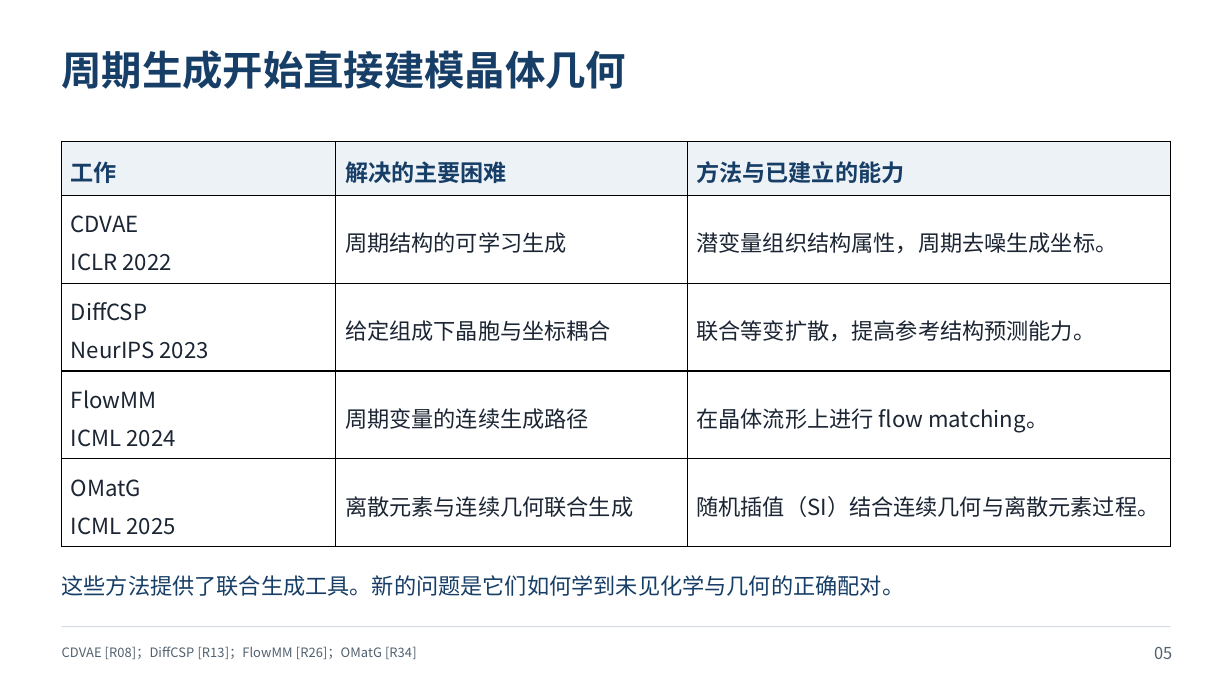
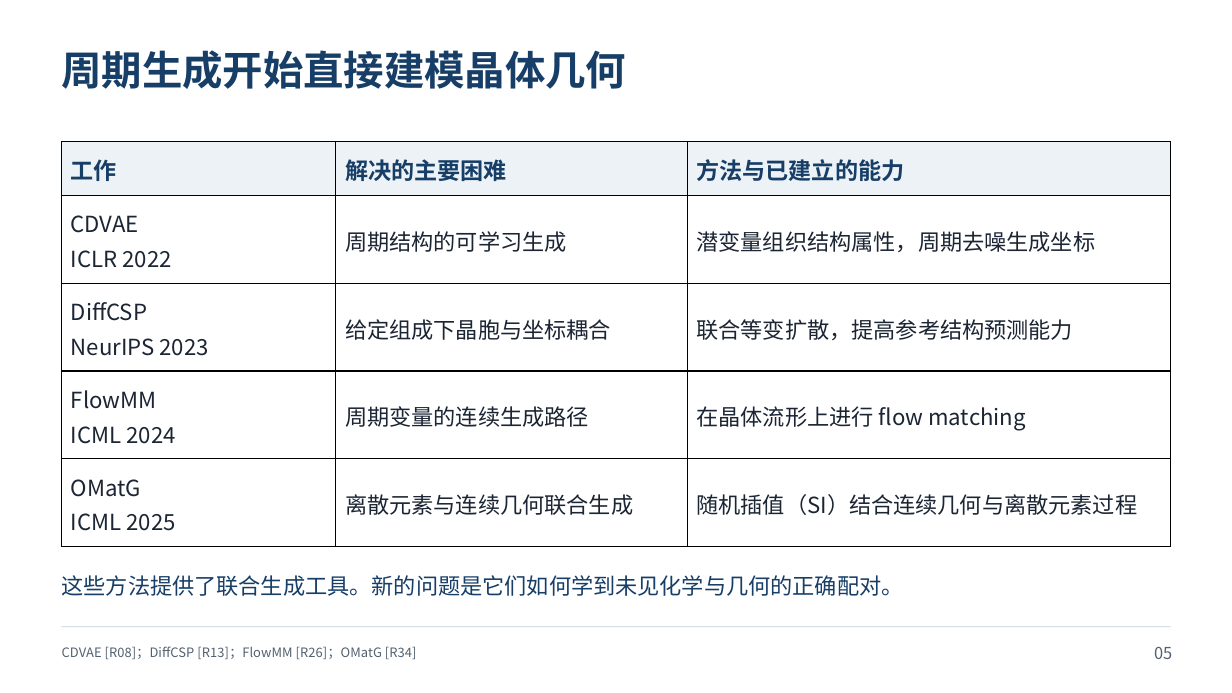
Before and after one commit to YWDDLiang/Research, a slide deck: slide 5 of crystal/evolution/presentation/crystal-generation-research-review.pptx. Drawn at 1232x693 pixels with LibreOffice and Linux fonts; fonts in the diff are those of the drawing. Boxes give left, top, right and bottom in pixels: in the first picture for what was removed or moved away, otherwise in the second. Text is boxed around its words. In the diff, an @@ line names an element or a change of style, - is before the commit and + after.

```diff
--- a/crystal/evolution/presentation/crystal-generation-research-review.pptx
+++ b/crystal/evolution/presentation/crystal-generation-research-review.pptx
@@ table at [62, 141, 1171, 547] @@
-row 2, column 3: 潜变量组织结构属性，周期去噪生成坐标。
+row 2, column 3: 潜变量组织结构属性，周期去噪生成坐标
-row 3, column 3: 联合等变扩散，提高参考结构预测能力。
+row 3, column 3: 联合等变扩散，提高参考结构预测能力
-row 4, column 3: 在晶体流形上进行 flow matching。
+row 4, column 3: 在晶体流形上进行 flow matching
-row 5, column 3: 随机插值（SI）结合连续几何与离散元素过程。
+row 5, column 3: 随机插值（SI）结合连续几何与离散元素过程
@@ line spacing 1.18 to 1.08 @@
```
Also in this commit, not shown: 13 other slides changed, 16 slides added, 14 slides removed, 5 other files.
